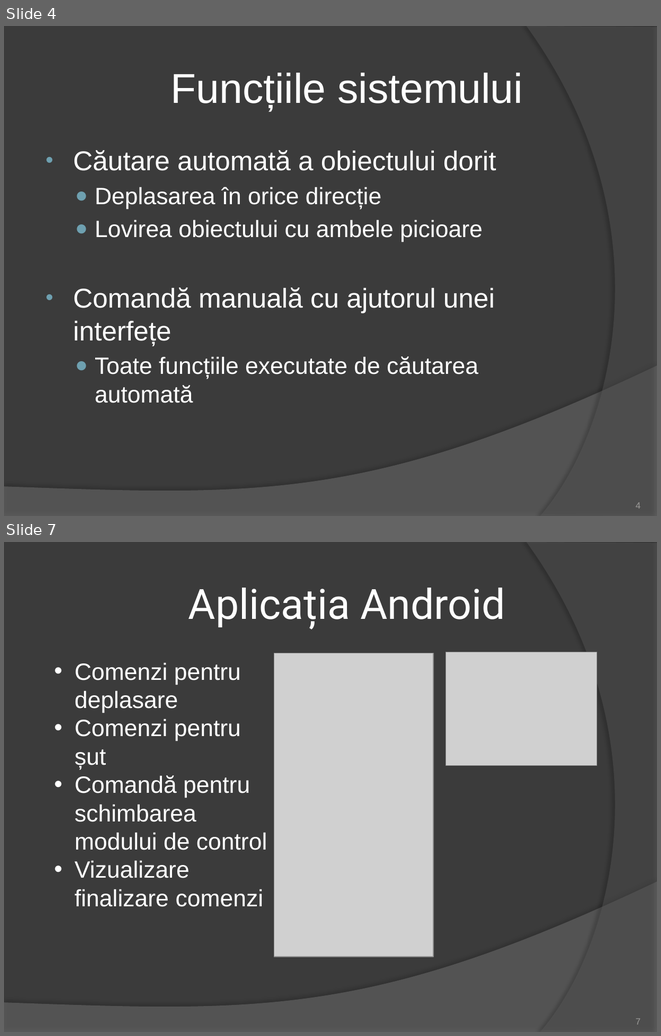
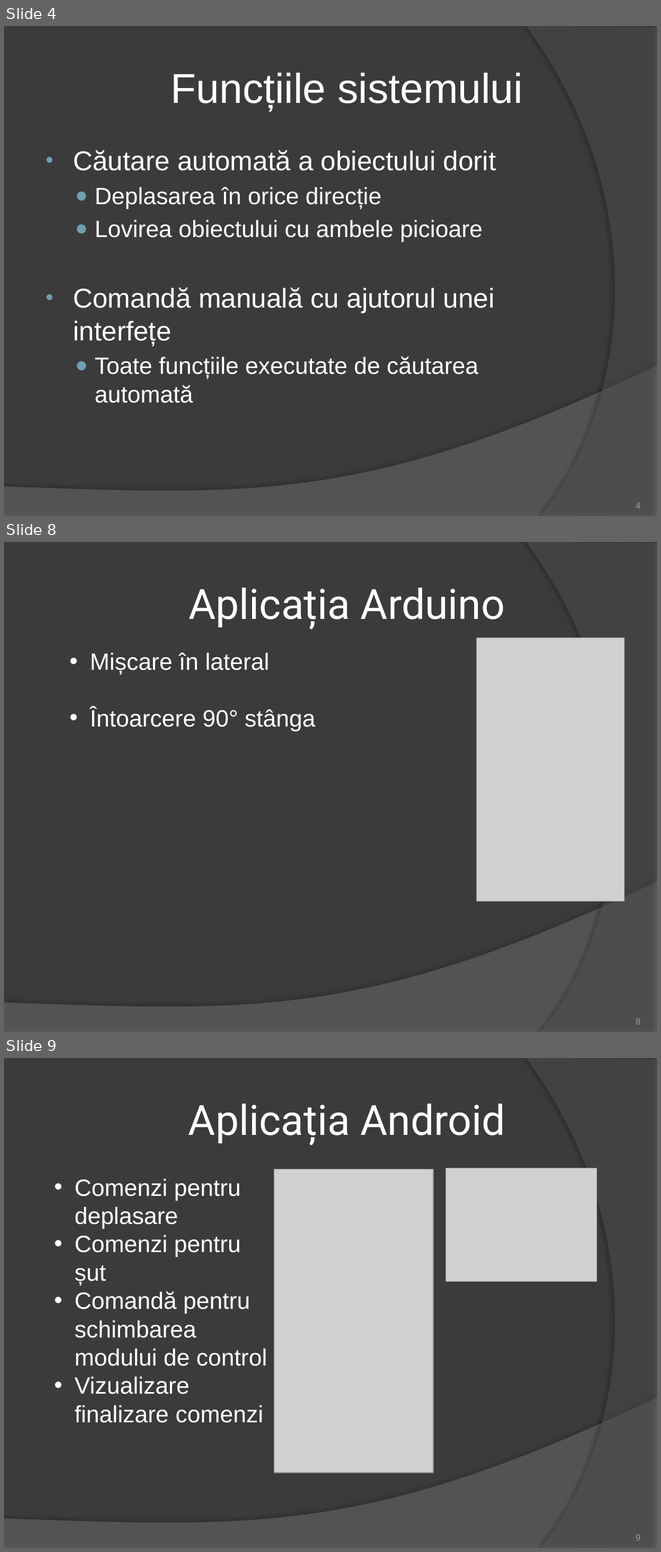
Before and after one commit to BatrinutSilviu/Licenta, a slide deck: ROBOTINHO.pptx. Shown one above the other, each under a label of ours: slides 4 and 7 before the commit, slides 4, 8 and 9 after it; the slides between them are not shown. The pictures are 661x1036 and 661x1552 pixels, drawn with LibreOffice and Linux fonts; fonts in the diff are those of the drawing; grey boxes stand for pictures. Boxes give left, top, right and bottom in pixels: in the first picture for what was removed or moved away, otherwise in the second. Text is boxed around its words. In the diff, an @@ line names an element or a change of style, - is before the commit and + after.

```diff
--- a/ROBOTINHO.pptx
+++ b/ROBOTINHO.pptx
@@ slide 8 added at (4,542,657,1032), background #3B3B3B; not listed: 2 template elements that a slide beside it also shows @@
@@ title added at (188,588,505,629), 46 pt, text #FFFFFF @@
+Aplicația Arduino
@@ text added at (90,652,316,731), 26 pt, text #FFFFFF @@
+• Mișcare în lateral
+• Întoarcere 90° stânga
@@ picture added at (476,638,624,902) @@
@@ page number added at (636,1018,641,1024), 10 pt, text #9D9B9A @@
+8
@@ what was slide 7 is now slide 9 @@
@@ page number at (636,1534,641,1540): text changed @@
-7
+9
```
Also in this commit, not shown: 4 slides changed, 3 other slides added, 2 slides removed.
